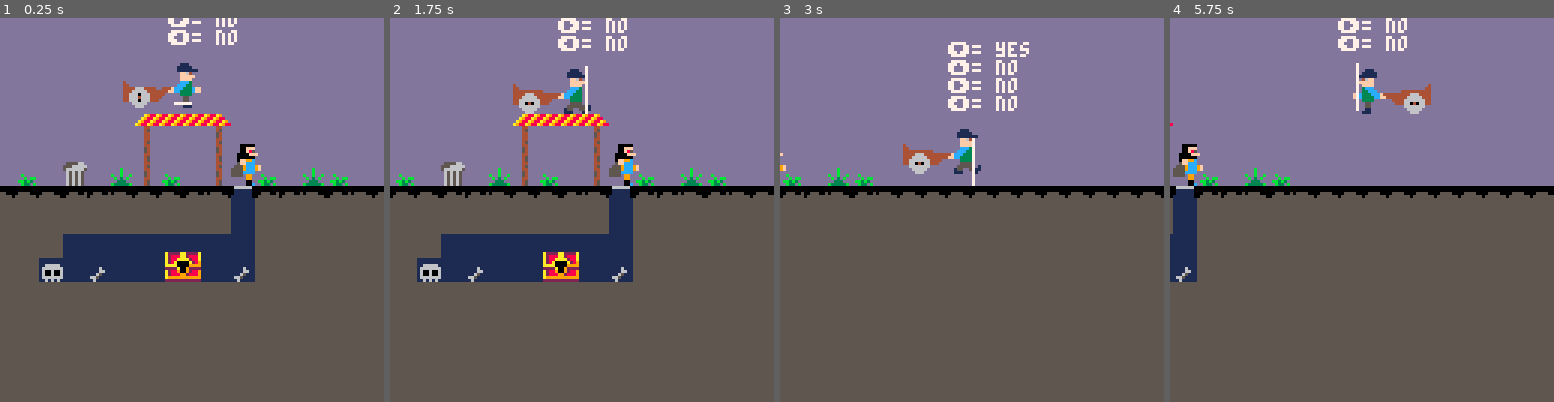
Above: before the commit, frames 1-4 (left to right).
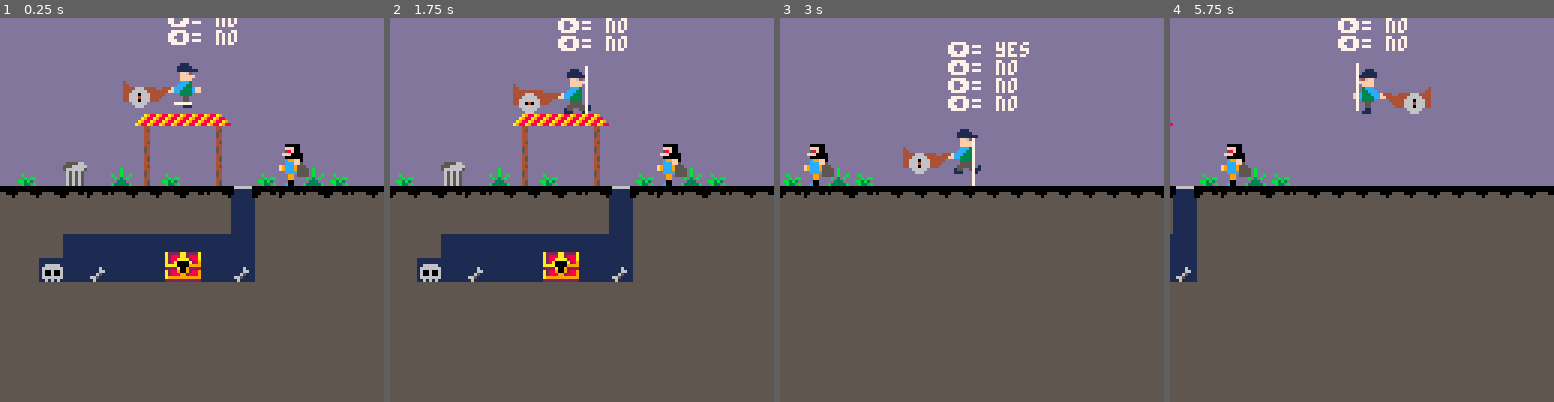
Above: after the commit, the same moments.

Repository: Elias288/The-Volqueter
Game: PICO-8 cartridge theVolqueter.p8
Two runs of this game, one before a commit and one after it. Both use one fixed random seed, a clock stepped at 60 frames per second and the inputs below.
Inputs:
- Up to frame 1 (0.25 s): no input
- Up to frame 2 (1.75 s): tap X (X key) at 0.33, 1.07 s; hold Right from 1.6 s (still down)
- Up to frame 3 (3 s): tap X (X key) at 1.85, 2.97 s; release Right at 2.1 s; hold Right from 2.47 s (still down)
- Up to frame 4 (5.75 s): release Right at 3.03 s; hold Left 3.08-3.58 s; hold Right 4.02-4.68 s; tap X (X key) at 4.08, 5.2 s; hold Left 5.08-5.68 s

The runs differ from the first frame. In frame 1, 1.0% of the frame differs, in the area x 60-81%, y 32-44%; in frame 2, 1.0%; in frame 3, 0.7%; in frame 4, 1.1%, in the area x 0-68%, y 17-44%.

Commit message:
optimizacion de funciones

Diff:
--- a/theVolqueter.p8
+++ b/theVolqueter.p8
@@ -1,14 +1,48 @@
 pico-8 cartridge // http://www.pico-8.com
 version 32
 __lua__
+function make_actor(sp, x, y, w, h, flp)
+	--sprite, x, y, ancho, halto, direccion
+	local a = {
+		sp=sp,
+		x=x, y=y,
+		h=h, w=w,
+		dx=0, dy=0,
+		flp=flp, --false:derecha true:izquierda
+		acc=0.5,  --aceleracion
+		boost=4,  --salto
+		anim=0,
+
+		junmping=false,
+		running=false,
+		landed=false,
+		falling=false,
+
+		draw=draw_actor,
+	}
+
+	if(fget(sp,7)) then
+		a.is_monster=true
+	end
+
+	return a
+end
+
+function make_player(sp, x, y)
+	flp=false
+	local a = make_actor(sp, x, y, 16, 16, flp)
+
+	a.is_player=true
+	a.carrosa=dibujar_carrosa
+	a.spc=33 			--carrosa
+	a.score=0
+	a.id=0
+
+	return a
+end
+
 function _init()
-	nivel_vida={
-		vida1=1,
-		vida2=128,
-		vida3=130
-	}
-
-	player={
+	--[[player={
 		spb=1,   --sprite bernie
 		spc=33,   --sprite carroza
 		life=3,
@@ -27,9 +61,11 @@
 		running=false,
 		landed=false,
 		falling=false
-	}
-
-	maxi={
+	}]]
+
+	player = make_player(1, 59, 4)
+
+	--[[maxi={
 		sp=192,
 		x=80,
 		y=40,
@@ -44,7 +80,9 @@
 		running=false,
 		landed=false,
 		falling=false
-	}
+	}]]
+
+	maxi = make_actor(192, 90, 40, 16, 16, true)
 
 	gravity=0.3
 	friccion=0.85
@@ -91,9 +129,12 @@
 
 	--camera(0,0)
 	map()
-	dibujar_player(player)
-	dibujar_maxi(maxi)
-	dibujar_carrosa(player)
+	--dibujar_player(player)
+	player:draw()
+	player:carrosa()
+	--dibujar_maxi(maxi)
+	maxi:draw()
+	--dibujar_carrosa(player)
 	--caminar(50, 35)
 
 	rect(x1r,y1r,
@@ -106,46 +147,36 @@
 end
 
 -->8
-function dibujar_player(obj)
+
+function draw_actor(a)
+	local fr=a.sp
+
 	sspr(
-		(obj.spb%16)*8,
-		(obj.spb\16)*8,
-		obj.w, --ancho
-		obj.h, --alto
-		obj.x, --x
-		obj.y, --y
-		obj.w, -- no se ancho
-		obj.h, -- no se alto
-		obj.flp --flip
-		)
-
-end
-function dibujar_maxi(obj)
-	sspr(
-		(obj.sp%16)*8,
-		(obj.sp\16)*8,
-		obj.w, --ancho
-		obj.h, --alto
-		obj.x, --x
-		obj.y, --y
-		obj.w, -- no se ancho
-		obj.h, -- no se alto
-		obj.flp --flip
-		)
-
-end
+		(a.sp%16)*8,
+		(a.sp\16)*8,
+		a.w, --ancho
+		a.h, --alto
+		a.x, --x
+		a.y, --y
+		a.w, -- no se ancho
+		a.h, -- no se alto
+		a.flp --flip
+	)
+end
+
+
 function dibujar_carrosa(obj)
 	local c_x, c_flp
 
 	if obj.flp then --izquierda
-	c_x = obj.x+16
+		c_x = obj.x+16
 	else	--derecha
-	c_x = obj.x-16
-end
-
-sspr(
-	(obj.spc%16)*8,
-	(obj.spc\16)*8,
+		c_x = obj.x-16
+	end
+
+	sspr(
+		(obj.spc%16)*8,
+		(obj.spc\16)*8,
 		obj.w, --ancho
 		obj.h, --alto
 		c_x, --x
@@ -158,16 +189,18 @@
 
 function player_animate()
 	if player.junmping then
-		player.spb=3
+		player.sp=3
+		player.spc=33
 	elseif player.falling then
-		player.spb=1
+		player.sp=1
+		player.spc=33
 	elseif player.running then
 		if time()-player.anim>.1 then
 			player.anim=time()
-			player.spb+=2
+			player.sp+=2
 			player.spc+=2
-			if player.spb>=4 then
-				player.spb=1
+			if player.sp>=4 then
+				player.sp=1
 				player.spc=33
 			end
 		end
@@ -291,10 +324,10 @@
 		y1=y+h
 		y2=y+h
 	end
---test--
-x1r=x1 y1r=y1
-x2r=x2 y2r=y2
-------
+	--test--
+	x1r=x1 y1r=y1
+	x2r=x2 y2r=y2
+	------
 	--pixels to tiles
 	x1/=8
 	x2/=8
@@ -305,11 +338,11 @@
 		or fget(mget(x1,y2), flag)
 		or fget(mget(x2,y1), flag)
 		or fget(mget(x2,y2), flag) then
-			return true
-		else
-			return false
-		end
-	end
+		return true
+	else
+		return false
+	end
+end
 
 __gfx__
 00000000777777777777777777777777777777777777777777777777777777777777777700000000000000000000000000000000000000000000000000000000
@@ -442,7 +475,7 @@
 77777111777777770000000000000000000000000000000000000000000000000000000000000000000000000000000000000000000000000000000000000000
 __gff__
 0001010000000000000100000000000000010100000000000000000000000000000000000000000000000000000000000000000000000000000000000000000003030303010001010100000000000000030000000000000300000000000000000000000000000000000000000000000000000000000000000000000000000000
-0000000000000000000000000000000000000000000000000000000000000000000000000000000000000000000000000000000000000000000000000000000001010000000000000000000000000000010100000000000000000000000000000101000000000000000000000000000001010000000000000000000000000000
+0000000000000000000000000000000000000000000000000000000000000000000000000000000000000000000000000000000000000000000000000000000080800000000000000000000000000000808000000000000000000000000000008080000000000000000000000000000080800000000000000000000000000000
 __map__
 4f4f4f4f4f4f4f4f4f4f4f4f4f4f4f4f4f4f4f4f4f4f4f4f4f4f4f4f4f4f4f4f4f4f4f4f4f4f4f4f4f4f4f4f4f4f4f000000000000000000000000000000000000000000000000000000000000000000000000000000000000000000000000000000000000000000000000000000000000000000000000000000000000000000
 4f4f4f4f4f4f4f4f4f4f4f4f4f4f4f4f4f4f4f4f4f4f4f4f4f4f4f4f4f4f4f4f4f4f4f4f4f4f4f4f4f4f4f4f4f4f4f000000000000000000000000000000000000000000000000000000000000000000000000000000000000000000000000000000000000000000000000000000000000000000000000000000000000000000
